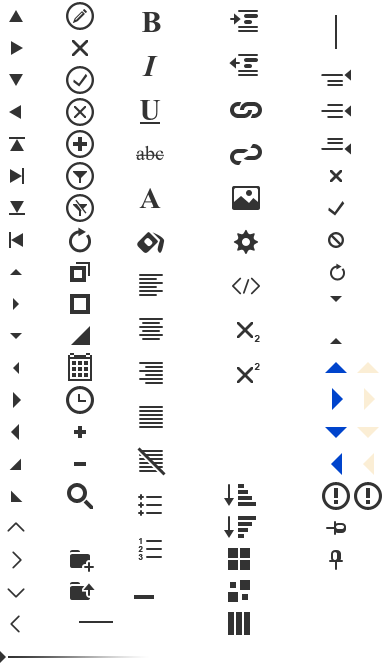
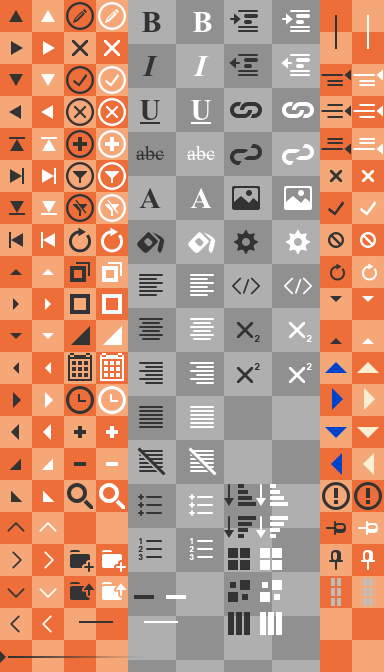
Revision of a layered 384px x 672px image; what changed, layer by layer:
added layer "toolbar drag hover" in group "Widgets 2 copy" over <box>363,578,373,606</box>
added layer "toolbar drag" in group "Widgets 2" over <box>331,578,341,606</box>
showed "Layer 5 copy" over <box>224,0,320,672</box>
showed "Layer 5" over <box>128,0,224,672</box>
showed "Layer 4" over <box>0,0,384,672</box>
showed "Layer 1 copy" over <box>0,0,384,672</box>
